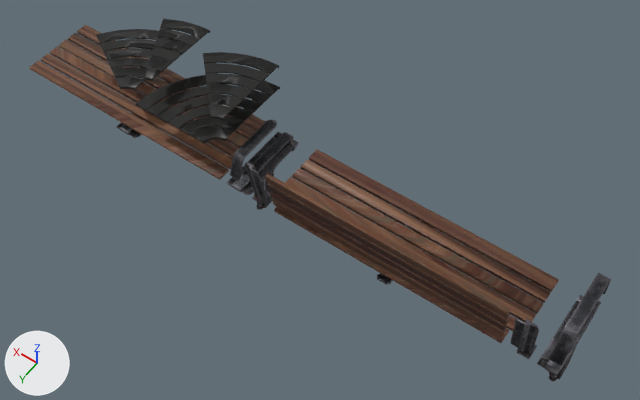
One commit to the glTF model public/assets/models/street_seating.glb: the scene before it, then after it.
Rendered twice from a 50 mm lens placed at (-2.62, 2.99, 5.07), pointed at (-0.47, -0.01, 0.34). Every picture has the same lights, and +X, +Y and +Z are marked at lower left. The first picture is the older version. Where no turn or scale is listed for an object, it has been applied to the vertices.

In view in the first picture: 'connector_60', 'crossbar', 'legs_double', 'seat', 'seat_back'.
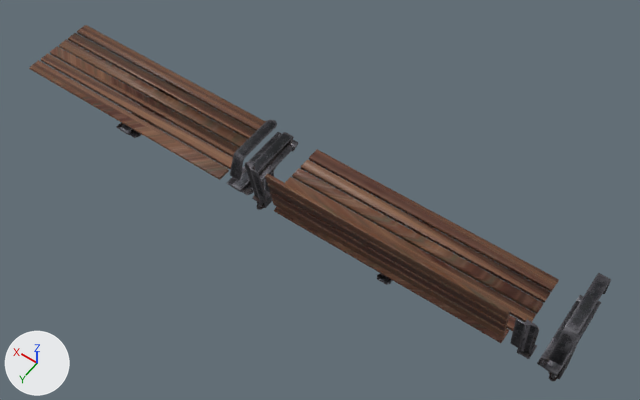
The change, as a diff of the scene's bpy script:
```diff
--- a/public/assets/models/street_seating.glb.py
+++ b/public/assets/models/street_seating.glb.py
@@ ob_connector_60 @@
-ob_connector_60 = bpy.data.objects.new('connector_60', me_connector_60)
-ob_connector_60.location = (0.843, -0.05, 0.838)
```

Pixel boxes [x1, y1, x2, y2] of what changed, in the pictures (640 x 400 px):
'connector_60', deleted: before [96, 18, 280, 144]
